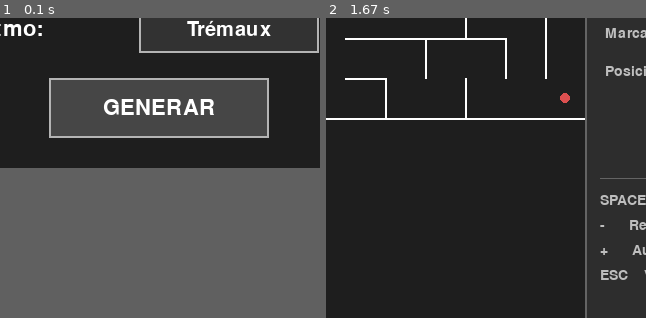
Above: before the commit, frames 1-2 (left to right).
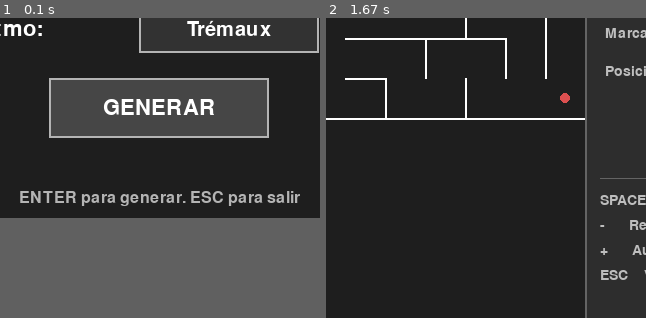
Above: after the commit, the same moments.

Repository: Gontzaa86/ai-maze
Game: pygame game, started from main.py
Same seed, same stepped clock (60 frames per second), same inputs: the game is played once before the commit and once after it.
Inputs:
- Up to frame 1 (0.1 s): no input
- Up to frame 2 (1.67 s): tap Enter at 0.33 s; tap Space at 0.67, 1.07, 1.37, 1.62 s
The pictures show only the part of the screen within x 22-72%, y 50-100%; the shares and areas given below are measured in that part.
In our replay, in frame 1 the window is 600x450 before the commit and 600x500 after it. These sizes can differ from the game's own. Grey fills any space a smaller window leaves; there, only what the larger window draws over its background counts as a difference.

The runs differ from the first frame. In frame 1, 1.7% of the frame differs, in the area x 6-94%, y 57-63%; in frame 2, nothing differs.

Commit message:
Refactor solver management by implementing a registry for dynamic solver discovery; update TremauxSolver registration and adjust MazeMenu for solver selection

Diff:
--- a/main.py
+++ b/main.py
@@ -4,8 +4,8 @@
 from maze.maze import Maze
 
 from solvers.base import Solver
-from solvers.tremaux import TremauxSolver
 from solvers.events import EventType, SolveResult
+from solvers.registry import create_solver, discover_solvers
 
 from visualization.pygame_view import PygameMazeView
 from visualization.menu import MazeMenu
@@ -17,20 +17,6 @@
 
 def solve_maze(solver: Solver, maze: Maze, start: tuple[int, int], end: tuple[int, int]) -> SolveResult:
     return solver.solve(maze, start, end)
-
-def create_solver(name: str = "tremaux") -> Solver:
-    solvers = {
-        "tremaux": TremauxSolver,
-    }
-
-    try:
-        solver_class = solvers[name.lower()]
-    except KeyError:
-        raise ValueError(
-            f"Solver desconocido: {name}"
-        )
-
-    return solver_class()
 
 def print_result(result: SolveResult):
     moves = sum(
@@ -63,9 +49,9 @@
 def main():
     pygame.init()
 
+    discover_solvers()
+
     menu = MazeMenu()
-
-    solver = TremauxSolver() # A futuro, un selector.
 
     running = True
 
--- /dev/null
+++ b/solvers/registry.py
@@ -0,0 +1,114 @@
+from dataclasses import dataclass
+import importlib
+import inspect
+import pkgutil
+
+from solvers.base import Solver
+
+class SolverRegistryError(Exception):
+    """Error relacionado con el registro de solvers."""
+
+class SolverDiscoveryError(Exception):
+    """Error durante el descubrimiento de solvers."""
+
+@dataclass(frozen = True)
+class SolverMetadata:
+    name: str
+    display_name: str
+    description: str
+    category: str
+
+@dataclass(frozen = True)
+class SolverInfo:
+    metadata: SolverMetadata
+    solver_class: type[Solver]
+
+_SOLVERS: dict[str, type[Solver]] = {}
+
+def register_solver(
+        *,
+        name: str,
+        display_name: str,
+        description: str,
+        category: str,
+):
+    def decorator(solver_class: type[Solver]) -> type[Solver]:
+        if not inspect.isclass(solver_class):
+            raise SolverRegistryError("Solo se pueden registrar clases.")
+
+        if not issubclass(solver_class, Solver):
+            raise SolverRegistryError(f"{solver_class.__name__} debe heredar de Solver.")
+
+        if not name.strip():
+            raise SolverRegistryError("El nombre del solver no puede estar vacío")
+
+        key = name.lower()
+
+        if key in _SOLVERS:
+            raise SolverRegistryError(f"Ya existe un solver regustrado: {name}")
+
+        metadata = SolverMetadata(
+            name = key,
+            display_name = display_name,
+            description = description,
+            category = category,
+        )
+
+        _SOLVERS[key] = SolverInfo(
+            metadata = metadata,
+            solver_class = solver_class,
+        )
+
+        return solver_class
+
+    return decorator
+
+def discover_solvers(package_name: str = "solvers") -> None:
+    try:
+        package = importlib.import_module(package_name)
+    except ImportError as exc:
+        raise SolverDiscoveryError(f"No se pudo importar el paquete '{package_name}'") from exc
+
+    if not hasattr(package, "__path__"):
+        raise SolverDiscoveryError(f"'{package_name}' no es un paquete.")
+
+    for module_info in pkgutil.iter_modules(package.__path__):
+        module_name = module_info.name
+
+        if module_name.startswith("_"):
+            continue
+
+        if module_name in {
+            "base",
+            "events",
+            "registry"
+        }:
+            continue
+
+        full_name = (f"{package_name}.{module_name}")
+
+        try:
+            importlib.import_module(full_name)
+        except Exception as exc:
+            raise SolverDiscoveryError(
+                f"No se pudo cargar el solver '{full_name}'."
+            ) from exc
+
+def get_solvers() -> list[SolverInfo]:
+    return list(_SOLVERS.values())
+
+def get_solver_names() -> list[str]:
+    return list(_SOLVERS.keys())
+
+def get_solver(name: str) -> SolverInfo:
+    key = name.lower()
+
+    try:
+        return _SOLVERS[key]
+    except KeyError as exc:
+        raise SolverRegistryError(f"Solver desconocido: {name}") from exc
+
+def create_solver(name: str) -> Solver:
+    info = get_solver(name)
+
+    return info.solver_class()
--- a/solvers/tremaux.py
+++ b/solvers/tremaux.py
@@ -4,6 +4,8 @@
 from .events import EventType, SolverEvent, SolveResult
 
 from solvers.base import Solver
+
+from solvers.registry import register_solver
 
 """
 Regla 1
@@ -16,6 +18,12 @@
 - Nunca queremos elegir un camino con 2 marcas salvo que sea necesario para salir del laberinto.
 """
 
+@register_solver(
+    name = "tremaux",
+    display_name = "Trémaux",
+    description = "Algoritmo de exploración basado en marcas de aristas.",
+    category = "classic"
+)
 class TremauxSolver(Solver):
     def solve(self, maze: Maze, start: tuple[int, int], end: tuple[int, int]) -> SolveResult:
         if not maze.is_inside(*start):
--- /dev/null
+++ b/tests/test_solver_registry.py
@@ -0,0 +1,21 @@
+import pytest # type: ignore
+
+from solvers.registry import create_solver, get_solver_names
+from solvers.tremaux import TremauxSolver
+
+def test_tremaux_is_registered():
+    assert "tremaux" in get_solver_names()
+
+def test_create_tremaux_solver():
+    solver = create_solver("tremaux")
+
+    assert isinstance(solver, TremauxSolver)
+
+def test_create_solver_is_case_insensitive():
+    solver = create_solver("TREMAUX")
+
+    assert isinstance(solver, TremauxSolver)
+
+def test_unknown_solver():
+    with pytest.raises(ValueError):
+        create_solver("inexistente")
--- a/visualization/menu.py
+++ b/visualization/menu.py
@@ -1,4 +1,6 @@
 import pygame # type: ignore
+
+from solvers.registry import get_solvers
 
 class MazeMenu:
     MIN_SIZE = 2
@@ -6,7 +8,7 @@
 
     def __init__(self):
         self.width = 600
-        self.height = 450
+        self.height = 500
 
         self.screen = pygame.display.set_mode(
             (self.width, self.height)
@@ -34,10 +36,9 @@
 
         self.error_message = ""
 
-        self.solver_options = [
-            "tremaux",
-        ]
+        self.solvers = get_solvers()
         self.selected_solver = 0
+
         self.solver_rect = pygame.Rect(280, 290, 180, 45)
 
     def run(self):
@@ -200,9 +201,7 @@
 
         solver_name = self._get_selected_solver()
 
-        display_name = {
-            "tremaux": "Trémaux",
-        }[solver_name]
+        display_name = self._get_selected_solver_display_name()
 
         text = self.input_font.render(display_name, True, (255, 255, 255))
 
@@ -213,11 +212,12 @@
     def _next_solver(self):
         self.selected_solver = (
             self.selected_solver + 1
-        ) % len(self.solver_options)
+        ) % len(self.solvers)
 
         self.error_message = ""
 
     def _get_selected_solver(self) -> str:
-        return self.solver_options[
-            self.selected_solver
-        ]
+        return self.solvers[self.selected_solver].metadata.name
+
+    def _get_selected_solver_display_name(self) -> str:
+        return self.solvers[self.selected_solver].metadata.display_name
